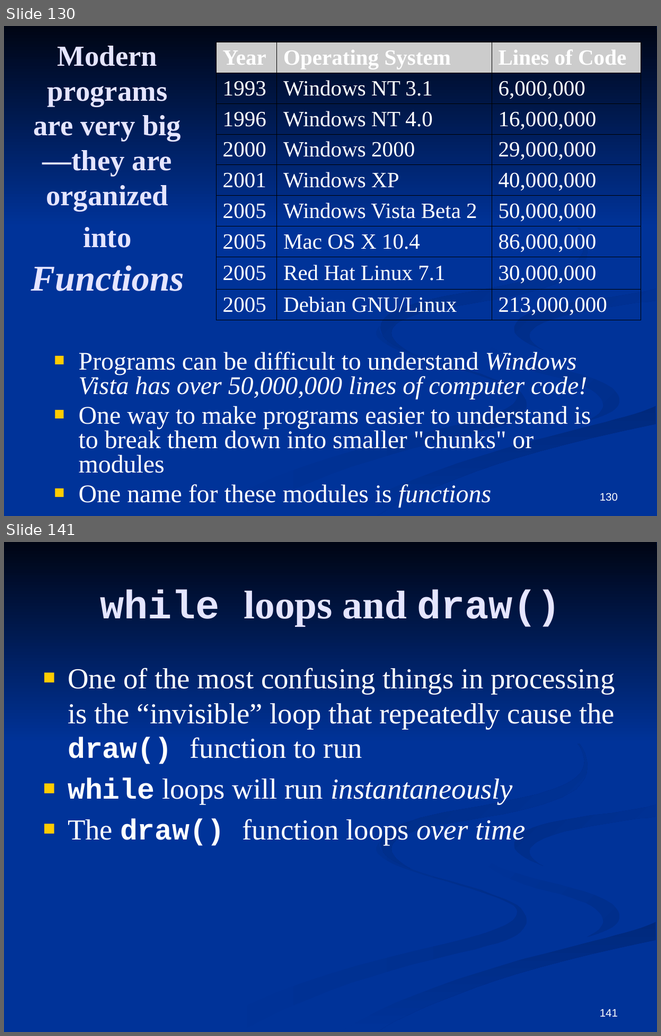
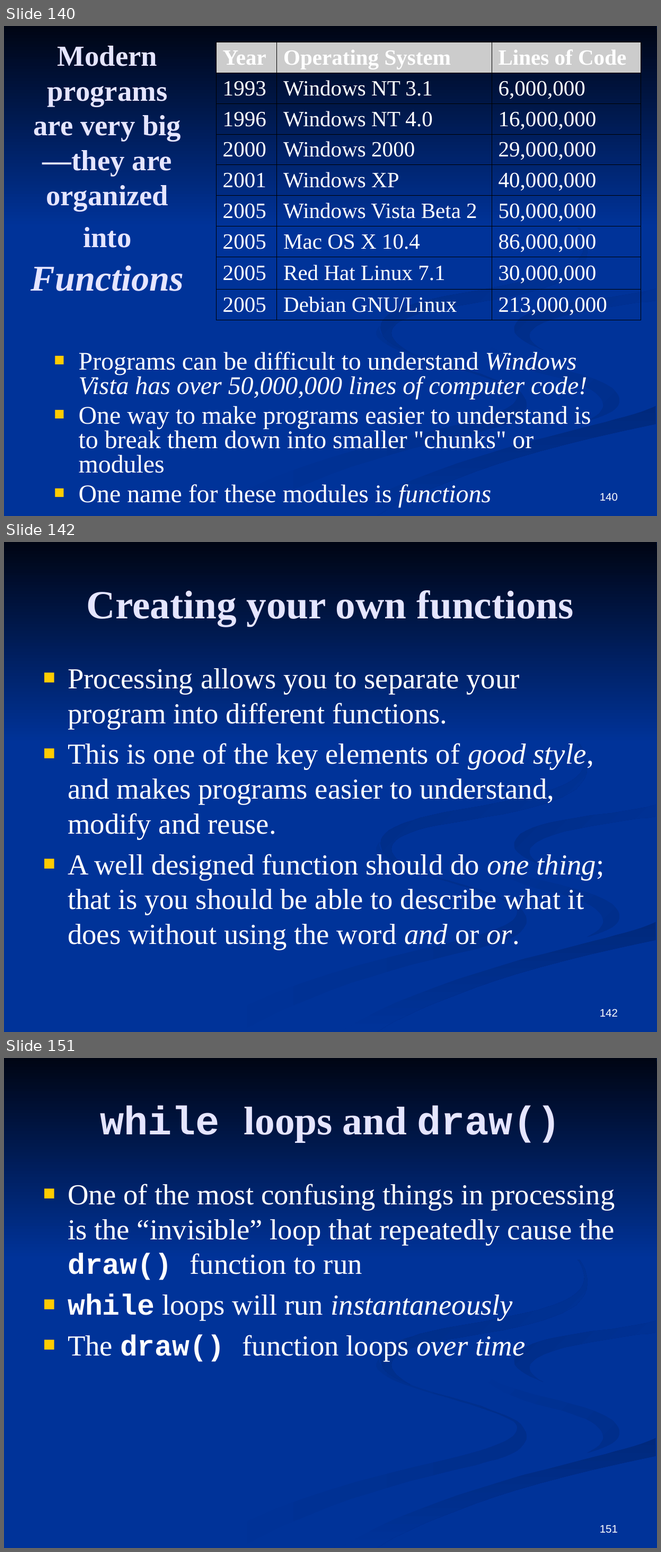
Before and after one commit to CSCamp/CSCamp.github.io, a slide deck: CSCamp.pptx. Shown one above the other, each under a label of ours: slides 130 and 141 before the commit, slides 140, 142 and 151 after it; the slides between them are not shown. The pictures are 661x1036 and 661x1552 pixels, drawn with LibreOffice and Linux fonts; fonts in the diff are those of the drawing. Boxes give left, top, right and bottom in pixels: in the first picture for what was removed or moved away, otherwise in the second. Text is boxed around its words. In the diff, an @@ line names an element or a change of style, - is before the commit and + after.

```diff
--- a/CSCamp.pptx
+++ b/CSCamp.pptx
@@ slide 142 added at [4, 542, 657, 1032], background #003399; not listed: 7 template elements that a slide beside it also shows @@
@@ title added at [87, 590, 574, 626], 44 pt, text #E5E5FF, bold @@
+Creating your own functions
@@ text added at [68, 668, 604, 950], 32 pt, text #FFFFFF @@
+■ Processing allows you to separate your program into different functions.
+■ This is one of the key elements of good style, and makes programs easier to understand, modify and reuse.
+■ A well designed function should do one thing; that is you should be able to describe what it does without using the word and or or.
@@ page number added at [600, 1008, 618, 1016], 12 pt, text #FFFFFF @@
+142
@@ what was slide 130 is now slide 140 @@
@@ page number at [600, 492, 618, 501]: text changed @@
-130
+140
@@ what was slide 141 is now slide 151 @@
@@ page number at [600, 1525, 618, 1533]: text changed @@
-141
+151
```
Also in this commit, not shown: 1 slide changed, 10 other slides added, 1 slide removed, 5 other files.
